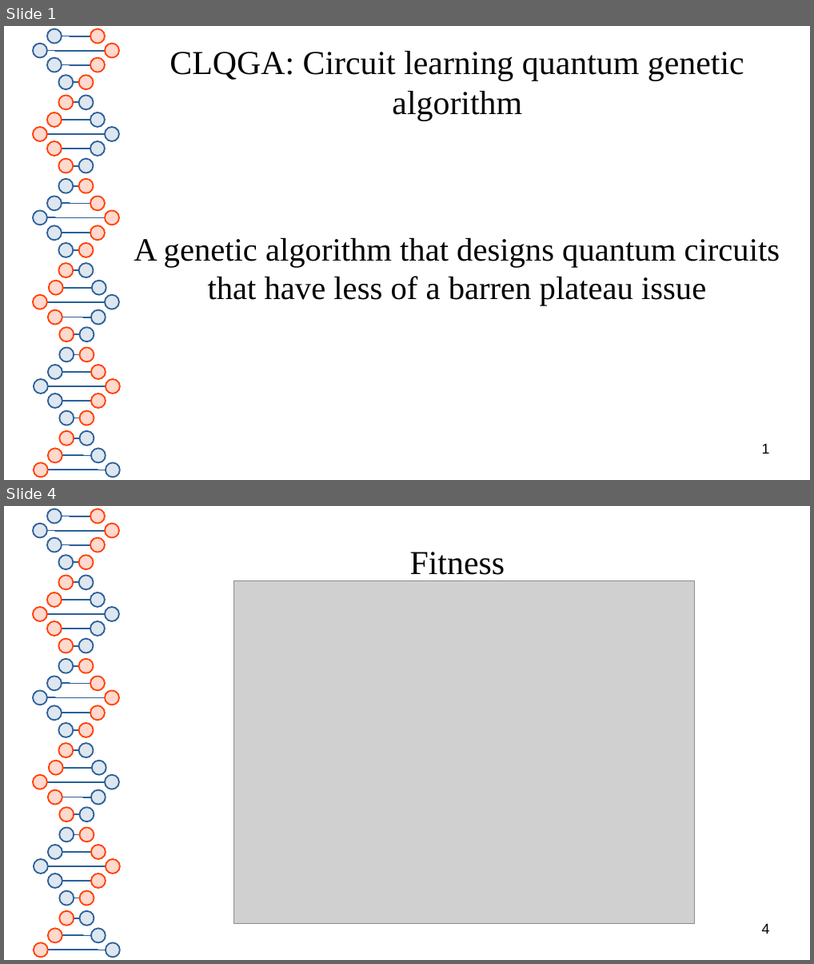
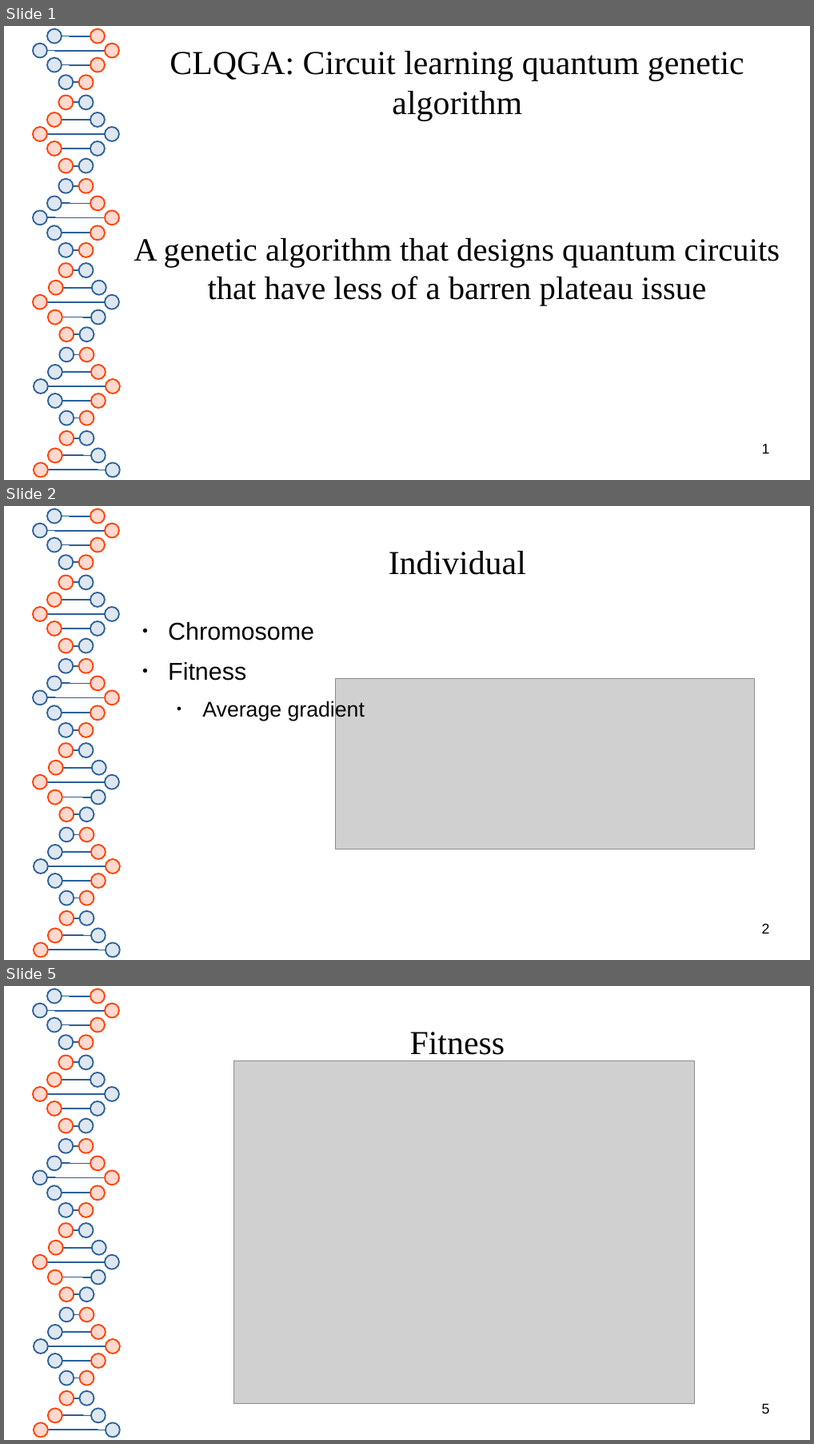
Before and after one commit to RichardMiddelkoop/GCQS, a slide deck: MQSslides.odp. Shown one above the other, each under a label of ours: slides 1 and 4 before the commit, slides 1, 2 and 5 after it; the slides between them are not shown. The pictures are 814x964 and 814x1444 pixels, drawn with LibreOffice and Linux fonts; fonts in the diff are those of the drawing; grey boxes stand for pictures. Boxes give left, top, right and bottom in pixels: in the first picture for what was removed or moved away, otherwise in the second. Text is boxed around its words. In the diff, an @@ line names an element or a change of style, - is before the commit and + after.

```diff
--- a/MQSslides.odp
+++ b/MQSslides.odp
@@ slide 2 added at (4,506,810,960), background #FFFFFF; not listed: 81 template elements that a slide beside it also shows @@
@@ title added at (389,551,526,575), 33 pt, text #050505 @@
+Individual
@@ text added at (168,622,365,720), 24 pt, text #050505 @@
+● Chromosome
+● Fitness
+  ● Average gradient
@@ picture added at (335,679,755,849) @@
@@ page number added at (762,923,770,933), 14 pt, text #000000 @@
+2
@@ what was slide 4 is now slide 5 @@
@@ page number at (762,1403,770,1413): text changed @@
-4
+5
```
Also in this commit, not shown: 1 slide changed, 1 other slide added, 1 slide removed.
